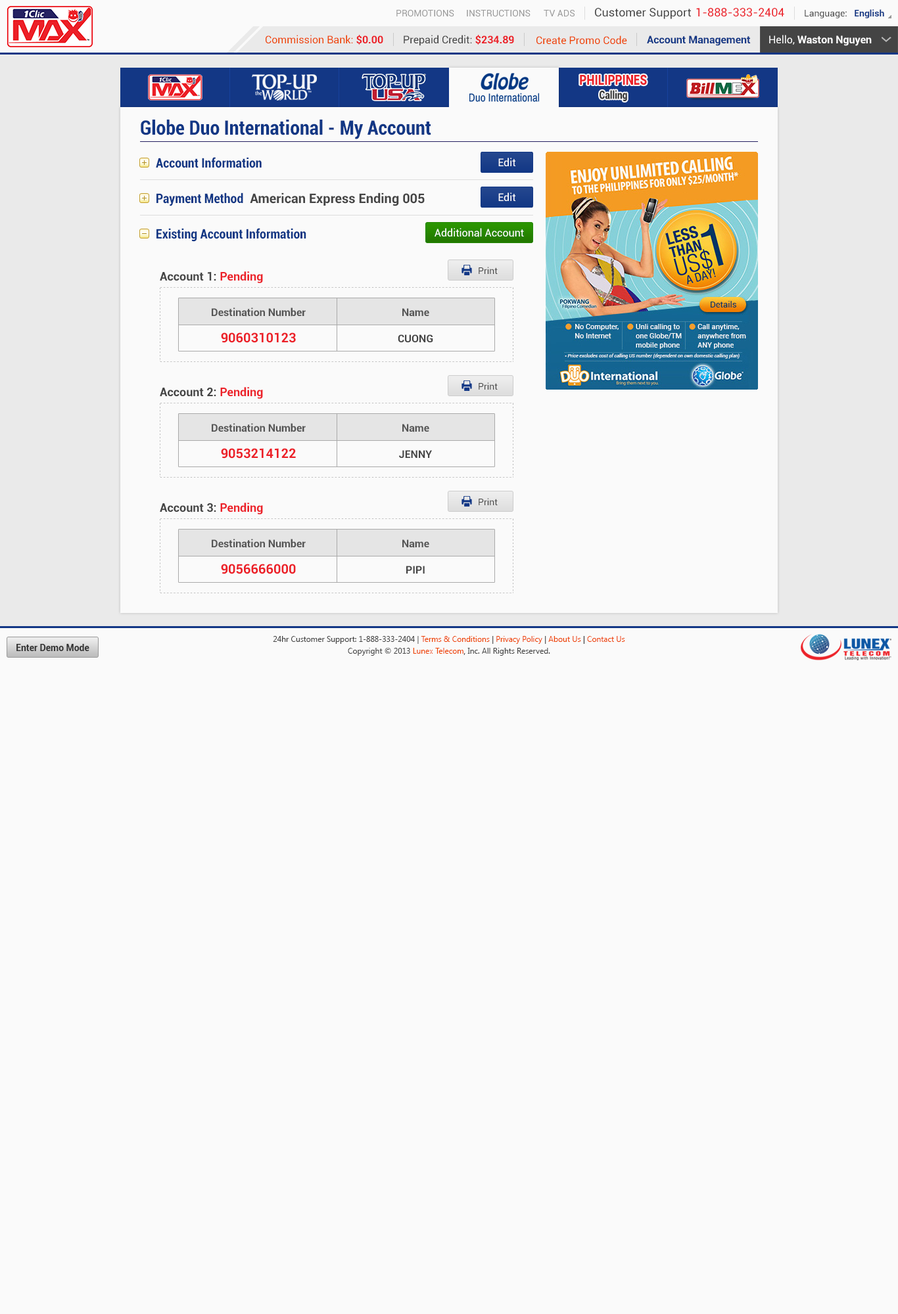
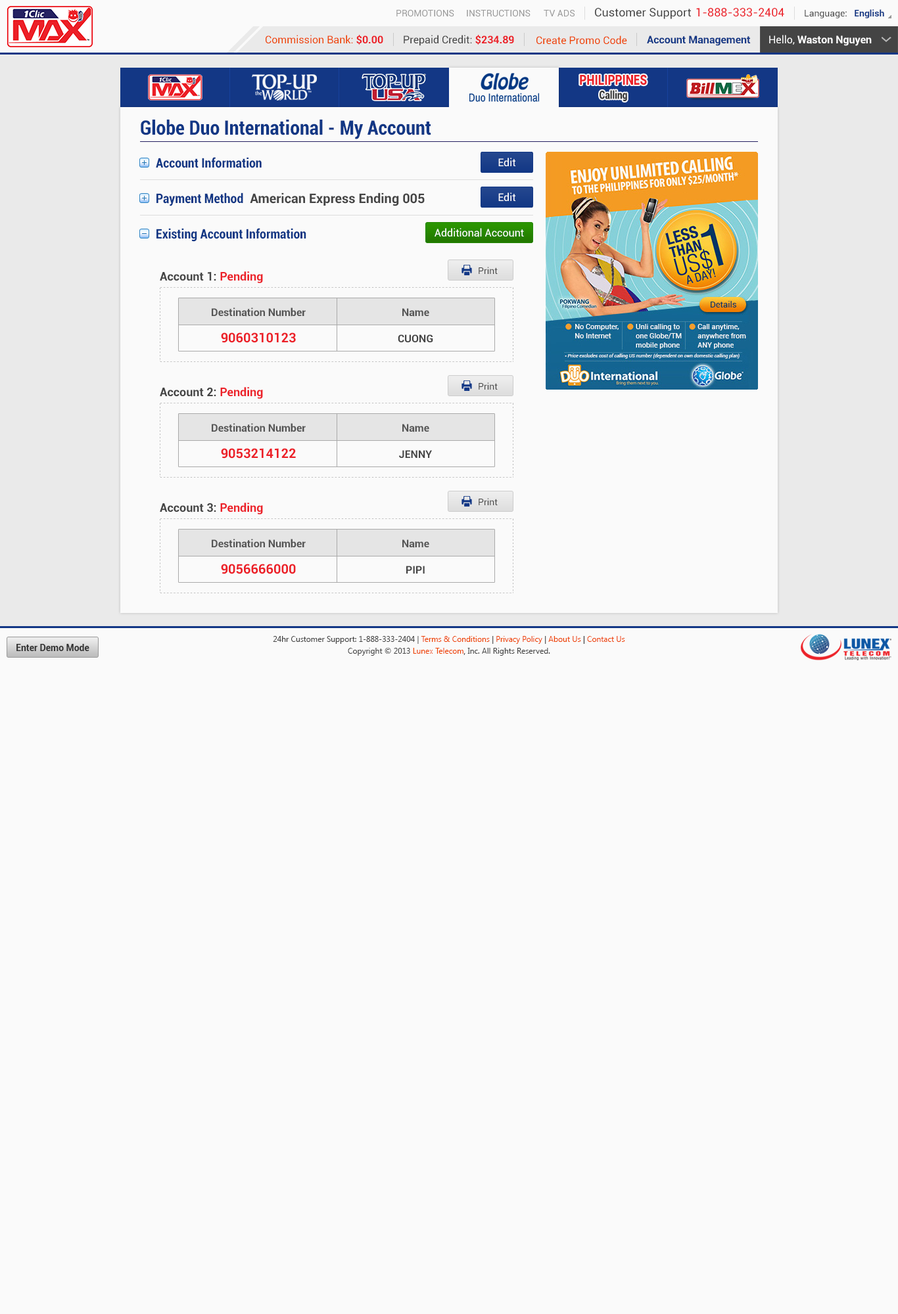
Revision of a layered 898×1314 image; what changed, layer by layer:
painted on "expand" (1st of 2, in "body" › "content" › "form" › "accinfo") over [139, 157, 150, 168]
painted on "expand" (2nd of 2, in "body" › "content" › "form" › "payment") over [139, 193, 150, 204]
painted on "collapse" over [139, 228, 150, 239]
